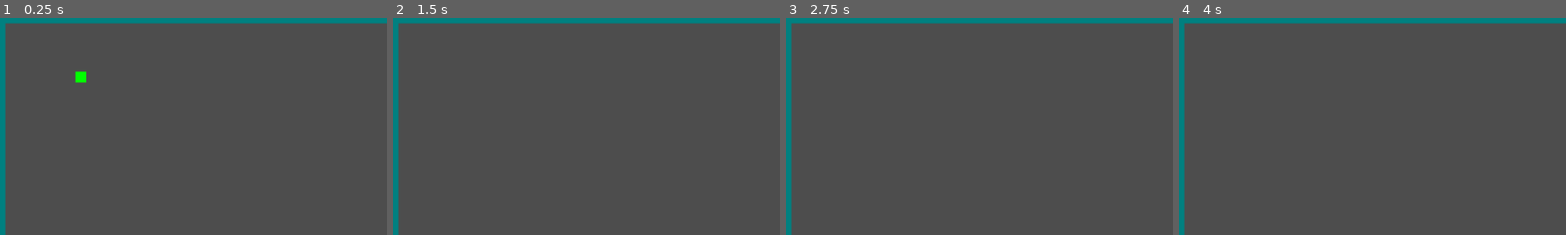
Above: before the commit, frames 1-4 (left to right).
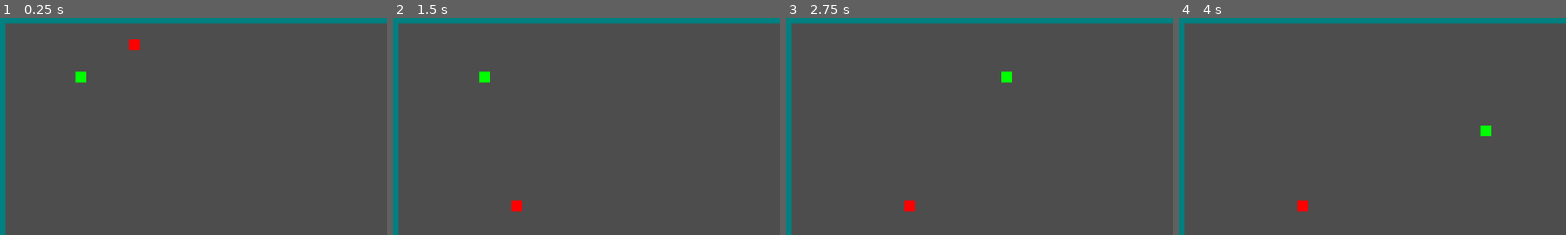
Above: after the commit, the same moments.

Repository: dipresiya/Svinarnik
Game: Godot game, scene res://node_2d.tscn
Same seed, same stepped clock (60 frames per second), same inputs: the game is played once before the commit and once after it.
Inputs:
- Up to frame 1 (0.25 s): no input
- Up to frame 2 (1.5 s): tap Enter at 0.5 s; hold W from 0.53 s (still down)
- Up to frame 3 (2.75 s): tap Space at 2 s; release W at 2.03 s; hold A from 2.03 s (still down)
- Up to frame 4 (4 s): tap Enter at 3.5 s; release A at 3.53 s; hold S from 3.53 s (still down)
The pictures show only the part of the screen within x 0-50%, y 0-50%; the shares and areas given below are measured in that part.

The runs differ from the first frame. In frame 1, 0.2% of the frame differs, in the area x 33-37%, y 9-16%; in frame 2, 0.3%, in the area x 22-34%, y 24-90%; in frame 3, 0.3%; in frame 4, 0.3%.

Commit message:
Patch 0.2a
Добавлен объект при поедании, которого змейка увеличивает свою длину

Diff:
--- a/Node2D.gd
+++ b/Node2D.gd
@@ -4,21 +4,26 @@
 var snake_segments = [Vector2(5, 5)]
 var snake_direction = Vector2.RIGHT
 var should_draw_square = false
+var food_position = Vector2()  # Добавлено: переменная для хранения позиции еды
 
 # Called when the node enters the scene tree for the first time.
 func _ready():
 	$Timer.wait_time = 0.1
 	$Timer.start()
 	draw_rect(Rect2(0, 0, GRID_SIZE * 50, GRID_SIZE * 30), Color.TEAL, false, 16)
+	spawn_food()  # Добавлено: вызов функции для появления еды
 	pass
 
 func _on_timer_timeout():
 	should_draw_square = true
 
+func draw_food():
+	draw_rect(Rect2(food_position.x * GRID_SIZE, food_position.y * GRID_SIZE, GRID_SIZE, GRID_SIZE), Color.RED)
+
 func _draw():
 	update_snake()
 	draw_rect(Rect2(0, 0, GRID_SIZE * 50, GRID_SIZE * 30), Color.TEAL, false, 16)
-
+	draw_food()  # Добавлено: вызов функции для отрисовки еды
 
 
 func update_snake():
@@ -28,9 +33,24 @@
 func move_snake():
 	# Перемещаем голову змейки в новое положение
 	var new_head = snake_segments[0] + snake_direction
-	snake_segments.insert(0, new_head)
-	# Удаляем хвост змейки
-	snake_segments.pop_back()
+
+	# Проверяем, не вышла ли змейка за границы экрана
+	if new_head.x < 0 or new_head.y < 0 or new_head.x >= 50 or new_head.y >= 30:
+		get_tree().reload_current_scene()
+		return
+
+	# Проверяем, не пересекла ли змейка саму себя
+	if new_head in snake_segments:
+		get_tree().reload_current_scene()
+		return
+	# Проверяем, съедена ли еда
+	if new_head == food_position:
+		snake_segments.insert(0, new_head)
+		spawn_food()  # Добавлено: вызов функции для появления новой еды
+	else:
+		snake_segments.insert(0, new_head)
+		# Удаляем хвост змейки
+		snake_segments.pop_back()
 
 func _input(event):
 	if event is InputEventKey and event.pressed:
@@ -50,3 +70,6 @@
 		should_draw_square = false
 	queue_redraw()
 	pass
+func spawn_food():
+	# Устанавливаем случайную позицию для еды
+	food_position = Vector2(randi() % 50, randi() % 30)
